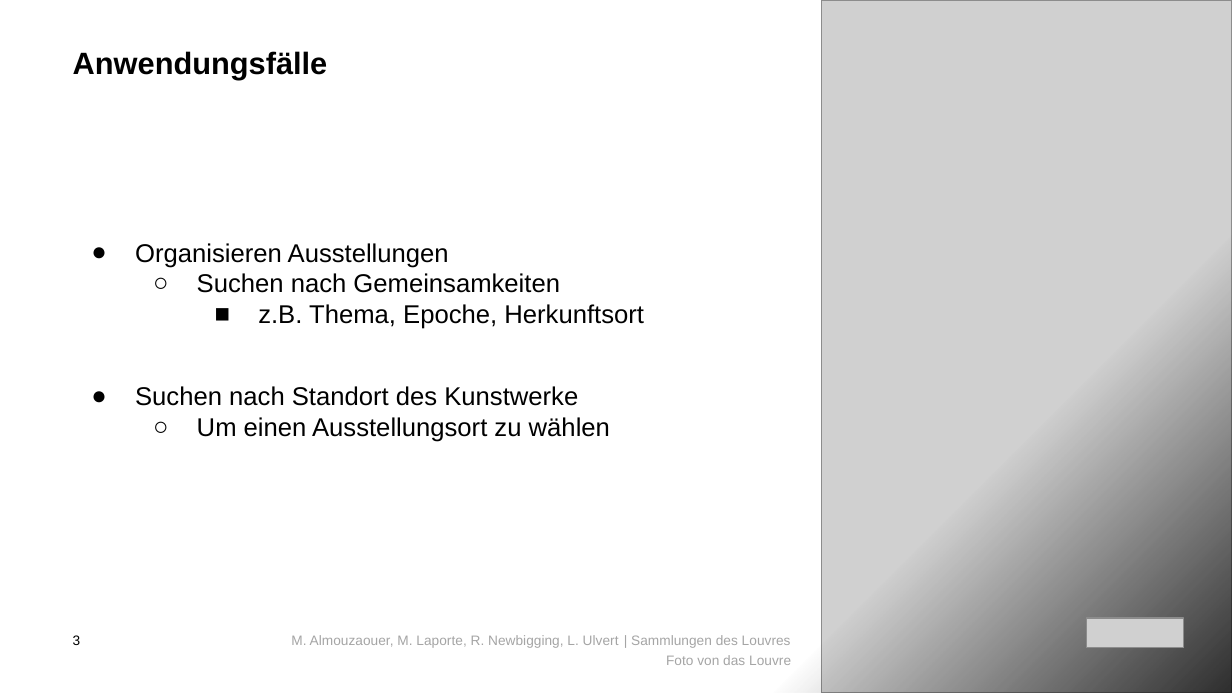
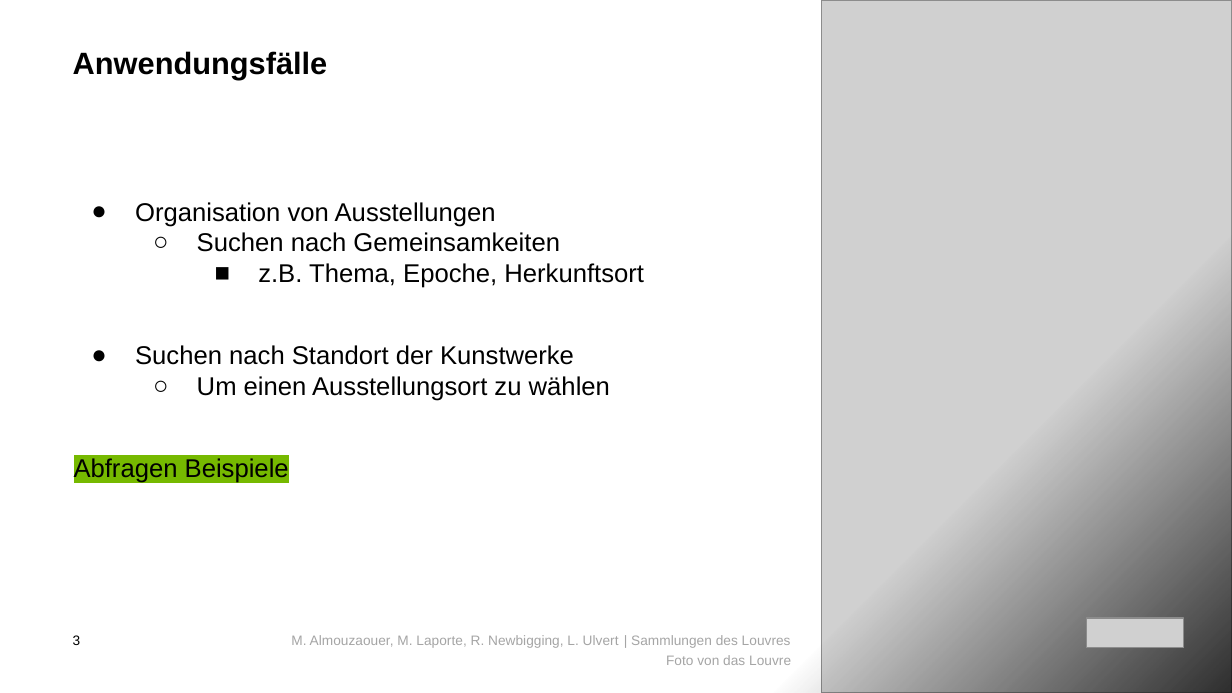
Before and after one commit to Mo123D/Louvre, a slide deck: slide 3 of Pitch_G6_Louvre.pptx. Drawn at 1232x693 pixels with LibreOffice and Linux fonts; fonts in the diff are those of the drawing; grey boxes stand for pictures; background and template pictures are left out. Boxes give left, top, right and bottom in pixels: in the first picture for what was removed or moved away, otherwise in the second. Text is boxed around its words. In the diff, an @@ line names an element or a change of style, - is before the commit and + after.

```diff
--- a/Pitch_G6_Louvre.pptx
+++ b/Pitch_G6_Louvre.pptx
@@ text at bbox=[135, 202, 496, 227]: text changed @@
-● Organisieren Ausstellungen
+● Organisation von Ausstellungen
@@ text at bbox=[135, 345, 574, 365]: text changed @@
-● Suchen nach Standort des Kunstwerke
+● Suchen nach Standort der Kunstwerke
@@ text at bbox=[74, 458, 289, 484]: paragraph added @@
+Abfragen Beispiele
```
Also in this commit, not shown: 1 other slide changed, 2 slides added.
